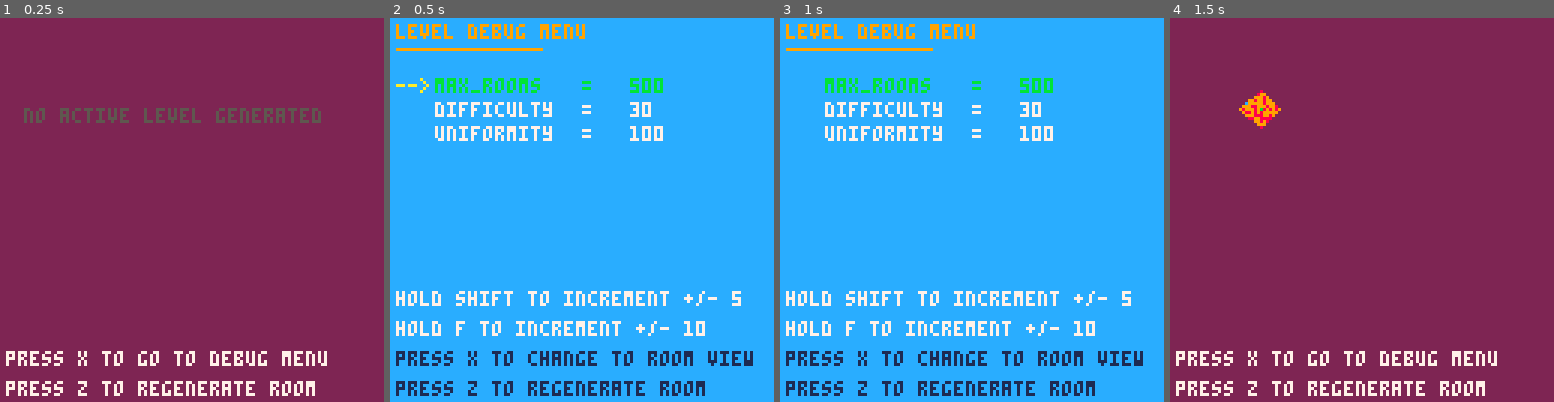
Above: before the commit, frames 1-4 (left to right).
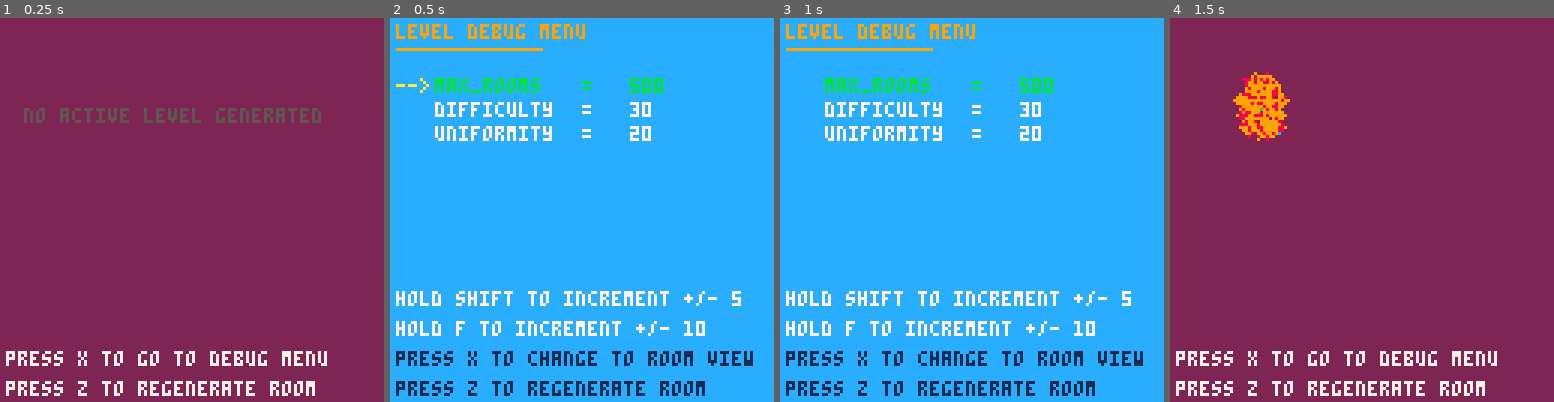
Above: after the commit, the same moments.

Repository: robertvargas-irq/gamedev-pico8-game-source
Game: PICO-8 cartridge apocalypse_couriers.p8
Same seed, same stepped clock (60 frames per second), same inputs: the game is played once before the commit and once after it.
Inputs:
- Up to frame 1 (0.25 s): no input
- Up to frame 2 (0.5 s): tap X (X key) at 0.33 s
- Up to frame 3 (1 s): tap O (Z key) at 0.7 s
- Up to frame 4 (1.5 s): tap X (X key) at 1.07 s

Frame 1 is identical in both runs. In frame 2, 0.1% of the frame differs, in the area x 62-72%, y 28-33%; in frame 3, 0.1%; in frame 4, 1.4%, in the area x 16-32%, y 14-33%.

Commit message:
Split difficulty into separate params

Diff:
--- a/globals.lua
+++ b/globals.lua
@@ -7,7 +7,11 @@
     btn_x=5,
     camera_size=128,
     screen=999, -- 0: main_menu | 1: level | 999: debug_levels
+
+    -- level generation
     max_rooms=500,
     difficulty=30,
-    uniformity=100
+    enemy_chance=30,
+    room_difficulty=20,
+    uniformity=20
 }
